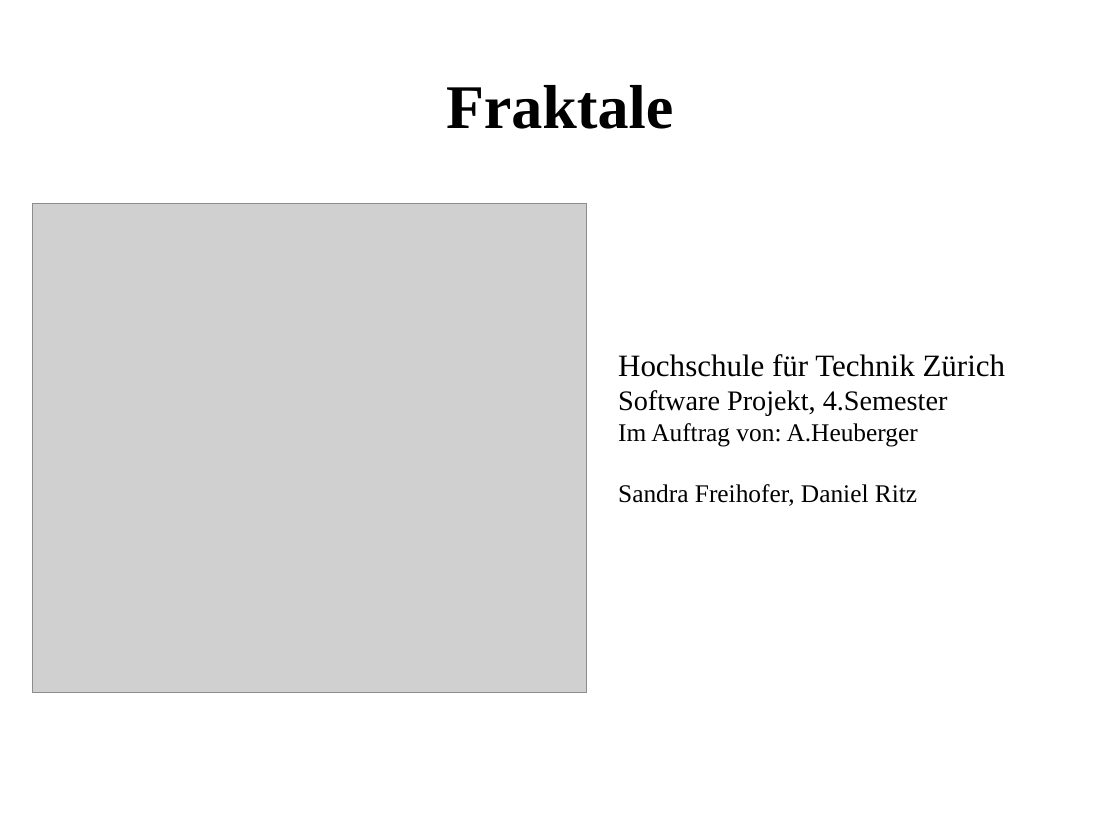
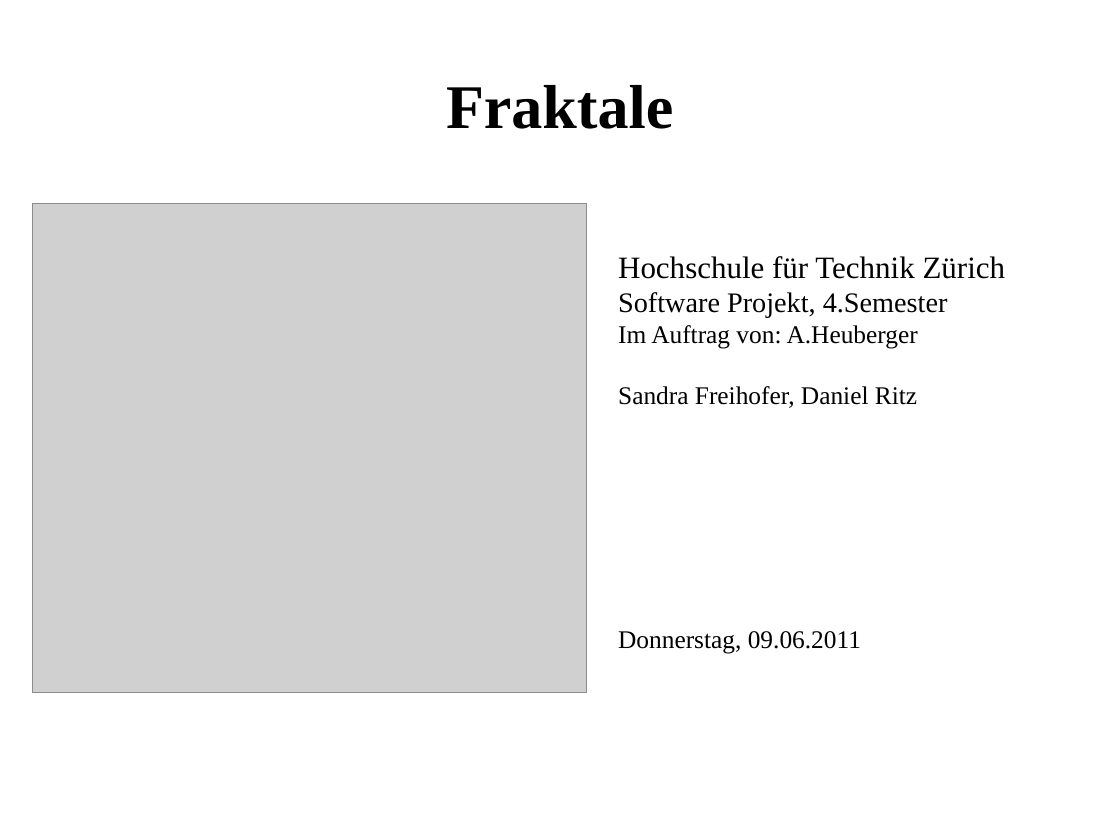
Before and after one commit to dr-itz/fractals, a slide deck: slide 1 of doc/presentation/fractals-pres.odp. Drawn at 1120x840 pixels with LibreOffice and Linux fonts; fonts in the diff are those of the drawing; grey boxes stand for pictures. Boxes give left, top, right and bottom in pixels: in the first picture for what was removed or moved away, otherwise in the second. Text is boxed around its words. In the diff, an @@ line names an element or a change of style, - is before the commit and + after.

```diff
--- a/doc/presentation/fractals-pres.odp
+++ b/doc/presentation/fractals-pres.odp
@@ subtitle "Hochschule für Technik Zürich": place and size @@
-subtitle "Hochschule für Technik Zürich" at (618,354,1006,506)
+subtitle "Hochschule für Technik Zürich" at (618,256,1006,654)
@@ subtitle at (618,631,861,654): paragraph added @@
+Donnerstag, 09.06.2011
```
Also in this commit, not shown: 2 other slides changed.
